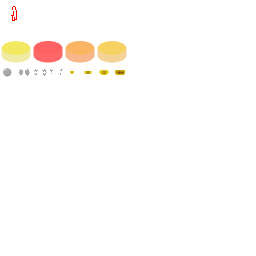
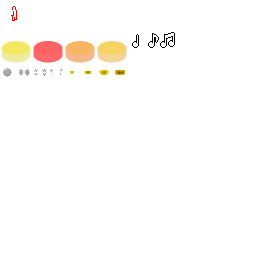
Two versions of the same layered image (256x256). Layer-by-layer changes:
painted on "Background" over [132, 32, 175, 48]
